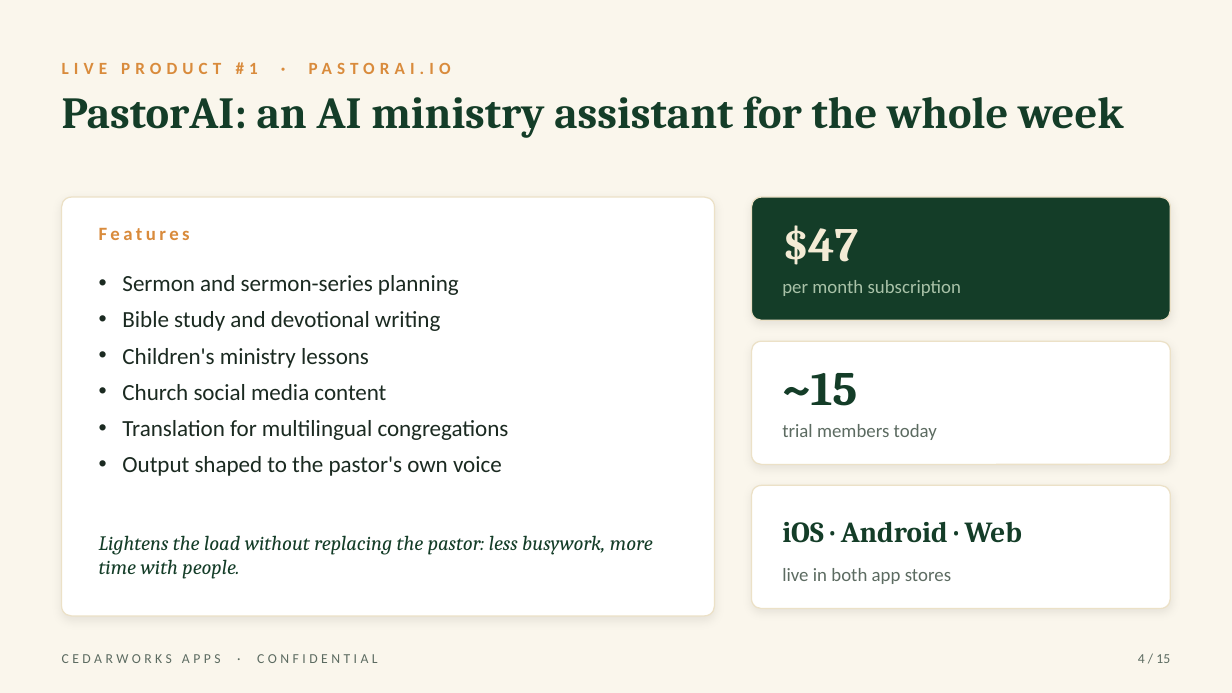
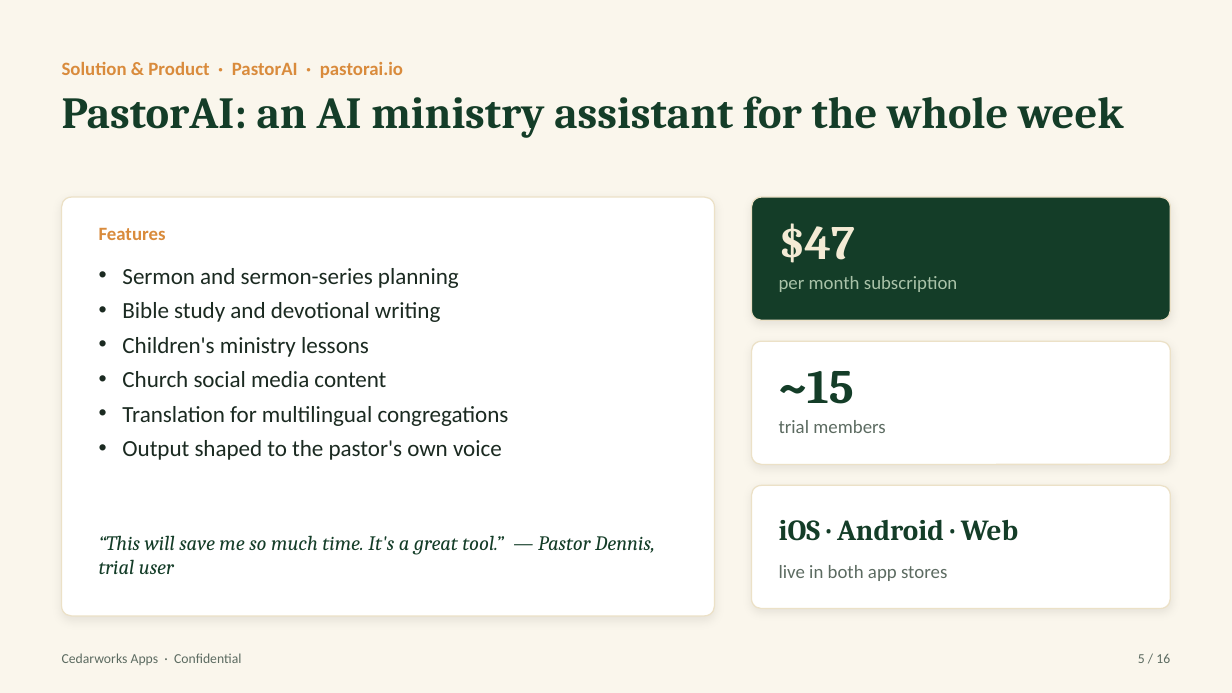
Before and after one commit to Pastorai1/Cedarworksapps, a slide deck: slide 5 of pitch-deck/Cedarworks-Apps-Pitch-Deck.pptx (slide 4 before the commit). Drawn at 1232x693 pixels with LibreOffice and Linux fonts; fonts in the diff are those of the drawing. Boxes give left, top, right and bottom in pixels: in the first picture for what was removed or moved away, otherwise in the second. Text is boxed around its words. In the diff, an @@ line names an element or a change of style, - is before the commit and + after.

```diff
--- a/pitch-deck/Cedarworks-Apps-Pitch-Deck.pptx
+++ b/pitch-deck/Cedarworks-Apps-Pitch-Deck.pptx
@@ text at [62,62,403,78]: text changed; size 10 to 11 pt @@
-LIVE PRODUCT #1 · PASTORAI.IO
+Solution & Product · PastorAI · pastorai.io
@@ text "Features" at [99,228,166,240]: letter spacing 2 to 0 pt @@
@@ text "Sermon and sermon-series planning": place and size @@
-text "Sermon and sermon-series planning" at [122,275,509,476]
+text "Sermon and sermon-series planning" at [122,268,509,460]
@@ text "Sermon and sermon-series planning" at [122,268,509,460]: less space between paragraphs @@
@@ text "per month subscription": place and size @@
-text "per month subscription" at [782,280,961,296]
+text "per month subscription" at [779,276,957,292]
@@ text at [779,420,885,433]: text changed @@
-trial members today
+trial members
@@ text "iOS · Android · Web": place and size @@
-text "iOS · Android · Web" at [782,521,1022,543]
+text "iOS · Android · Web" at [779,519,1018,541]
@@ text at [99,535,655,574]: text changed @@
-Lightens the load without replacing the pastor: less busywork, more time with people.
+“This will save me so much time. It's a great tool.” — Pastor Dennis, trial user
@@ text "live in both app stores": place and size @@
-text "live in both app stores" at [782,568,951,584]
+text "live in both app stores" at [779,565,947,581]
@@ text at [62,653,241,665]: text changed @@
-CEDARWORKS APPS · CONFIDENTIAL
+Cedarworks Apps · Confidential
@@ text at [1138,654,1170,663]: text changed @@
-4 / 15
+5 / 16
```
Also in this commit, not shown: 11 other slides changed, 4 slides added, 3 slides removed, 3 other files.
